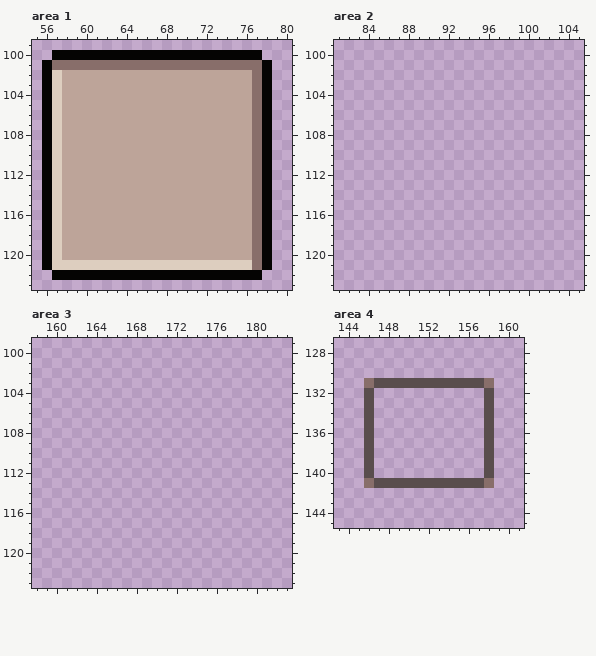
File history of a pixel-art file, assets/ui/skin.aseprite. The picture above was drawn from the file before the commit.
320x232 pixels, 1 frame. Colours within 5 levels of each other are drawn and written as one. Shown: area 1: x 55..80, y 99..123; area 2: x 81..105, y 99..123; area 3: x 158..183, y 99..123; area 4: x 143..161, y 127..145. The commit also changed other parts of the picture, which this record leaves out.
After the commit:
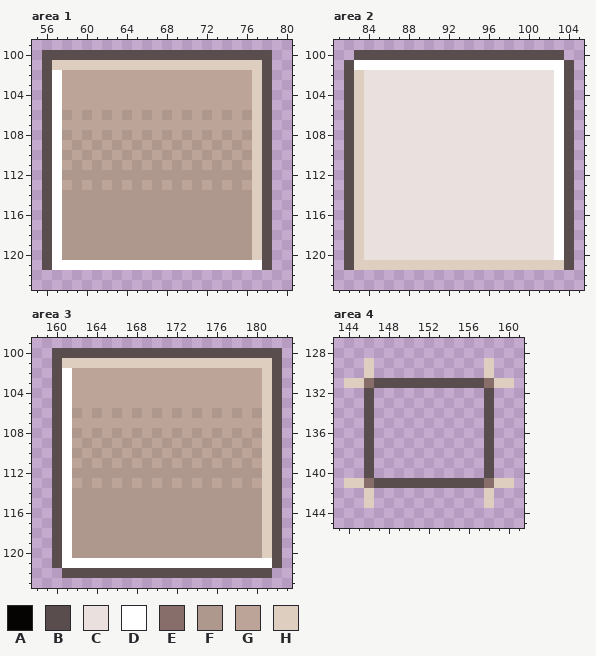
Palette (. is transparent): A #050403  B #594d4d  C #eae0dd  D #ffffff  E #886e6a  F #ae988e  G #bda499  H #ddcebf
The exact change:
--- area 1, layer "Skin (dibuja aquí)"
@@ x 55..80 @@
  99 ..........................
-100 ..AAAAAAAAAAAAAAAAAAAAA...
-101 .AEEEEEEEEEEEEEEEEEEEEEA..
-102 .AHGGGGGGGGGGGGGGGGGGGEA..
-103 .AHGGGGGGGGGGGGGGGGGGGEA..
-104 .AHGGGGGGGGGGGGGGGGGGGEA..
-105 .AHGGGGGGGGGGGGGGGGGGGEA..
-106 .AHGGGGGGGGGGGGGGGGGGGEA..
-107 .AHGGGGGGGGGGGGGGGGGGGEA..
-108 .AHGGGGGGGGGGGGGGGGGGGEA..
-109 .AHGGGGGGGGGGGGGGGGGGGEA..
-110 .AHGGGGGGGGGGGGGGGGGGGEA..
-111 .AHGGGGGGGGGGGGGGGGGGGEA..
-112 .AHGGGGGGGGGGGGGGGGGGGEA..
-113 .AHGGGGGGGGGGGGGGGGGGGEA..
-114 .AHGGGGGGGGGGGGGGGGGGGEA..
-115 .AHGGGGGGGGGGGGGGGGGGGEA..
-116 .AHGGGGGGGGGGGGGGGGGGGEA..
-117 .AHGGGGGGGGGGGGGGGGGGGEA..
-118 .AHGGGGGGGGGGGGGGGGGGGEA..
-119 .AHGGGGGGGGGGGGGGGGGGGEA..
-120 .AHGGGGGGGGGGGGGGGGGGGEA..
-121 .AHHHHHHHHHHHHHHHHHHHHEA..
-122 ..AAAAAAAAAAAAAAAAAAAAA...
+100 .BBBBBBBBBBBBBBBBBBBBBBB..
+101 .BHHHHHHHHHHHHHHHHHHHHHB..
+102 .BDGGGGGGGGGGGGGGGGGGGHB..
+103 .BDGGGGGGGGGGGGGGGGGGGHB..
+104 .BDGGGGGGGGGGGGGGGGGGGHB..
+105 .BDGGGGGGGGGGGGGGGGGGGHB..
+106 .BDFGFGFGFGFGFGFGFGFGFHB..
+107 .BDGGGGGGGGGGGGGGGGGGGHB..
+108 .BDFGFGFGFGFGFGFGFGFGFHB..
+109 .BDGFGFGFGFGFGFGFGFGFGHB..
+110 .BDFGFGFGFGFGFGFGFGFGFHB..
+111 .BDGFGFGFGFGFGFGFGFGFGHB..
+112 .BDFFFFFFFFFFFFFFFFFFFHB..
+113 .BDGFGFGFGFGFGFGFGFGFGHB..
+114 .BDFFFFFFFFFFFFFFFFFFFHB..
+115 .BDFFFFFFFFFFFFFFFFFFFHB..
+116 .BDFFFFFFFFFFFFFFFFFFFHB..
+117 .BDFFFFFFFFFFFFFFFFFFFHB..
+118 .BDFFFFFFFFFFFFFFFFFFFHB..
+119 .BDFFFFFFFFFFFFFFFFFFFHB..
+120 .BDFFFFFFFFFFFFFFFFFFFHB..
+121 .BDDDDDDDDDDDDDDDDDDDDDB..
+122 ..........................
 123 ..........................
--- area 2, layer "Skin (dibuja aquí)"
@@ x 81..105 @@
  99 .........................
-100 .........................
-101 .........................
-102 .........................
-103 .........................
-104 .........................
-105 .........................
-106 .........................
-107 .........................
-108 .........................
-109 .........................
-110 .........................
-111 .........................
-112 .........................
-113 .........................
-114 .........................
-115 .........................
-116 .........................
-117 .........................
-118 .........................
-119 .........................
-120 .........................
-121 .........................
+100 ..BBBBBBBBBBBBBBBBBBBBB..
+101 .BDDDDDDDDDDDDDDDDDDDDDB.
+102 .BHCCCCCCCCCCCCCCCCCCCDB.
+103 .BHCCCCCCCCCCCCCCCCCCCDB.
+104 .BHCCCCCCCCCCCCCCCCCCCDB.
+105 .BHCCCCCCCCCCCCCCCCCCCDB.
+106 .BHCCCCCCCCCCCCCCCCCCCDB.
+107 .BHCCCCCCCCCCCCCCCCCCCDB.
+108 .BHCCCCCCCCCCCCCCCCCCCDB.
+109 .BHCCCCCCCCCCCCCCCCCCCDB.
+110 .BHCCCCCCCCCCCCCCCCCCCDB.
+111 .BHCCCCCCCCCCCCCCCCCCCDB.
+112 .BHCCCCCCCCCCCCCCCCCCCDB.
+113 .BHCCCCCCCCCCCCCCCCCCCDB.
+114 .BHCCCCCCCCCCCCCCCCCCCDB.
+115 .BHCCCCCCCCCCCCCCCCCCCDB.
+116 .BHCCCCCCCCCCCCCCCCCCCDB.
+117 .BHCCCCCCCCCCCCCCCCCCCDB.
+118 .BHCCCCCCCCCCCCCCCCCCCDB.
+119 .BHCCCCCCCCCCCCCCCCCCCDB.
+120 .BHCCCCCCCCCCCCCCCCCCCDB.
+121 .BHHHHHHHHHHHHHHHHHHHHHB.
 122 .........................
--- area 3, layer "Skin (dibuja aquí)"
@@ x 158..183 @@
  99 ..........................
-100 ..........................
-101 ..........................
-102 ..........................
-103 ..........................
-104 ..........................
-105 ..........................
-106 ..........................
-107 ..........................
-108 ..........................
-109 ..........................
-110 ..........................
-111 ..........................
-112 ..........................
-113 ..........................
-114 ..........................
-115 ..........................
-116 ..........................
-117 ..........................
-118 ..........................
-119 ..........................
-120 ..........................
-121 ..........................
-122 ..........................
+100 ..BBBBBBBBBBBBBBBBBBBBBBB.
+101 ..BHHHHHHHHHHHHHHHHHHHHHB.
+102 ..BDGGGGGGGGGGGGGGGGGGGHB.
+103 ..BDGGGGGGGGGGGGGGGGGGGHB.
+104 ..BDGGGGGGGGGGGGGGGGGGGHB.
+105 ..BDGGGGGGGGGGGGGGGGGGGHB.
+106 ..BDFGFGFGFGFGFGFGFGFGFHB.
+107 ..BDGGGGGGGGGGGGGGGGGGGHB.
+108 ..BDFGFGFGFGFGFGFGFGFGFHB.
+109 ..BDGFGFGFGFGFGFGFGFGFGHB.
+110 ..BDFGFGFGFGFGFGFGFGFGFHB.
+111 ..BDGFGFGFGFGFGFGFGFGFGHB.
+112 ..BDFFFFFFFFFFFFFFFFFFFHB.
+113 ..BDGFGFGFGFGFGFGFGFGFGHB.
+114 ..BDFFFFFFFFFFFFFFFFFFFHB.
+115 ..BDFFFFFFFFFFFFFFFFFFFHB.
+116 ..BDFFFFFFFFFFFFFFFFFFFHB.
+117 ..BDFFFFFFFFFFFFFFFFFFFHB.
+118 ..BDFFFFFFFFFFFFFFFFFFFHB.
+119 ..BDFFFFFFFFFFFFFFFFFFFHB.
+120 ..BDFFFFFFFFFFFFFFFFFFFHB.
+121 ..BDDDDDDDDDDDDDDDDDDDDDB.
+122 ...BBBBBBBBBBBBBBBBBBBBB..
 123 ..........................
--- area 4, layer "Skin (dibuja aquí)"
@@ x 143..161 @@
 128 ...................
-129 ...................
-130 ...................
-131 ...EBBBBBBBBBBBE...
+129 ...H...........H...
+130 ...H...........H...
+131 .HHEBBBBBBBBBBBEHH.
 132 ...B...........B...
@@ x 143..161 @@
 140 ...B...........B...
-141 ...EBBBBBBBBBBBE...
-142 ...................
-143 ...................
+141 .HHEBBBBBBBBBBBEHH.
+142 ...H...........H...
+143 ...H...........H...
 144 ...................
Boxes around the changes in both pictures, in picture pixels (x1, y1, x2, y2):
changed: (42, 50, 272, 280)
added: (344, 50, 574, 270)
added: (52, 348, 282, 578)
added: (344, 358, 374, 388)
added: (484, 358, 514, 388)
added: (344, 478, 374, 508)
added: (484, 478, 514, 508)
